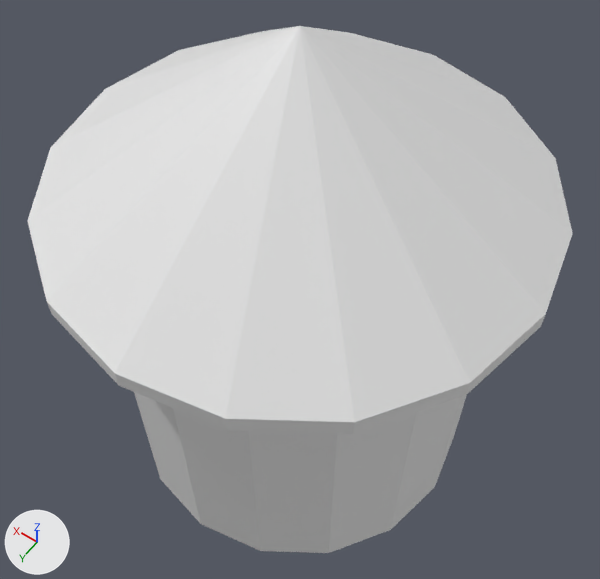
The Blender file models/hut.blend: old version first, new version second.
Rendered twice from a 50 mm camera at (-0.637, 0.892, 1.879) aimed at (-0.024, 0.034, 0.531). The axes (+X, +Y, +Z) are drawn at lower left. The lights are the same throughout.

The first picture shows 'Hut'.
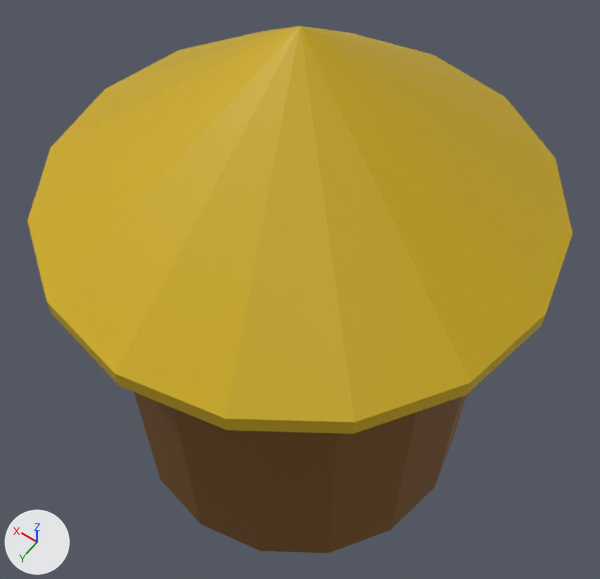
The newer file is also rescaled (x0.9) as a whole; pictures and numbers use the older file's frame.

The edits, one by one:
Material 'Straw' (mat_straw) is new.
Its base color is (0.627, 0.416, 0.00437) (yellow #cfad0e).
Material 'Wood' (mat_wood) is new.
Its base color is (0.188, 0.0758, 0.00577) (brown #784e11).
me_hut has 65 vertices, 65 faces and spans x -0.494..0.494, y -0.494..0.494, z -0.4..0.728.
me_hut is used by ob_hut; location (0.0, 0.0, 0.4).
me_hut part 1: all 17 faces centred in x -0.385..0.385, y -0.385..0.385, z -0.4..0.0 switch from no material to mat_wood (brown #784e11).
me_hut part 2: all 48 faces centred in x -0.476..0.476, y -0.476..0.476, z 0.362..0.496 switch from no material to mat_straw (yellow #cfad0e).

Pixel boxes (x1, y1, x2, y2) of what changed, in the pictures (600 x 579 px):
part 1 of me_hut, recoloured (grey to brown)
    both: (134, 392, 467, 553)
part 2 of me_hut, recoloured (white to yellow)
    both: (27, 26, 573, 434)
